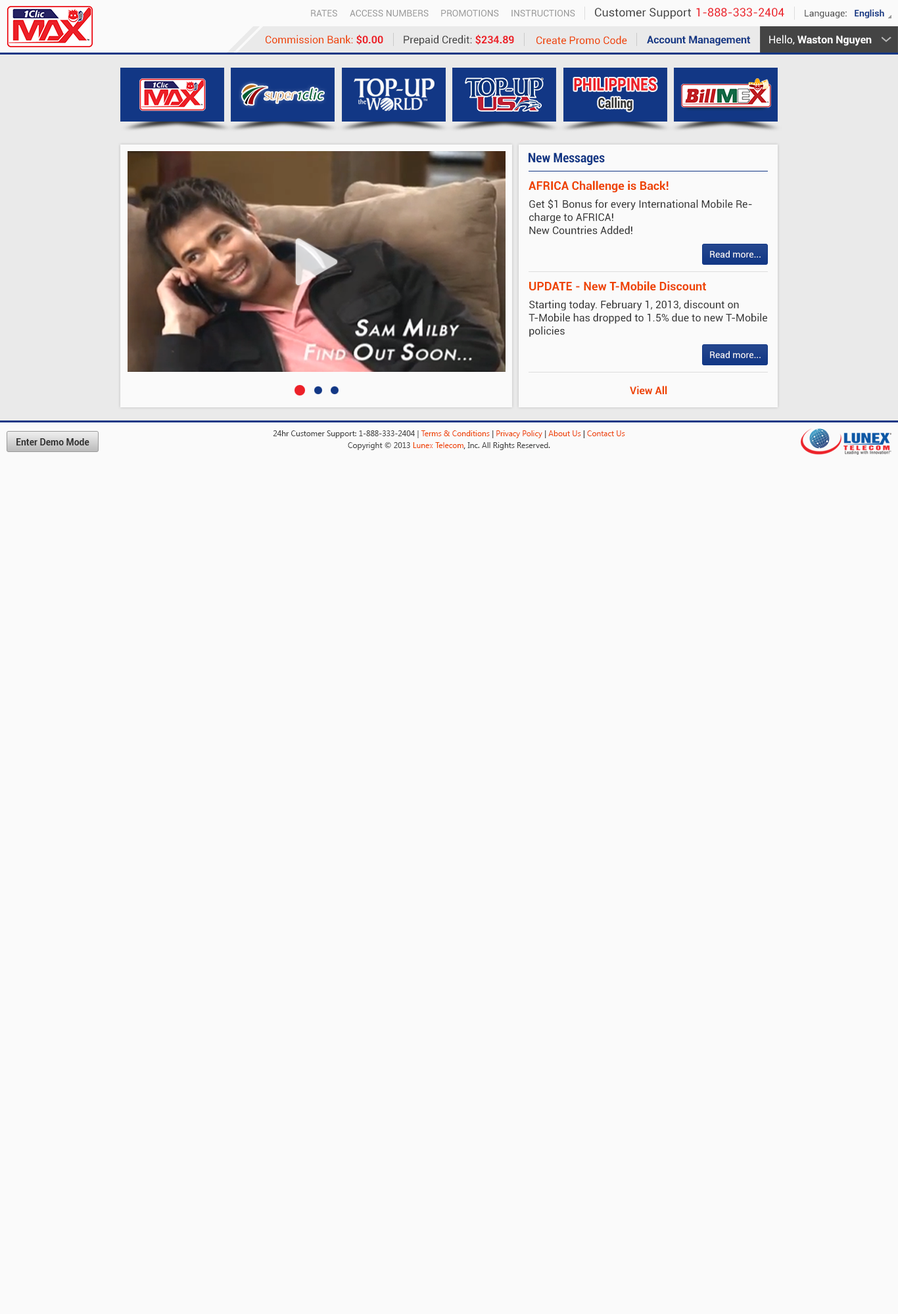
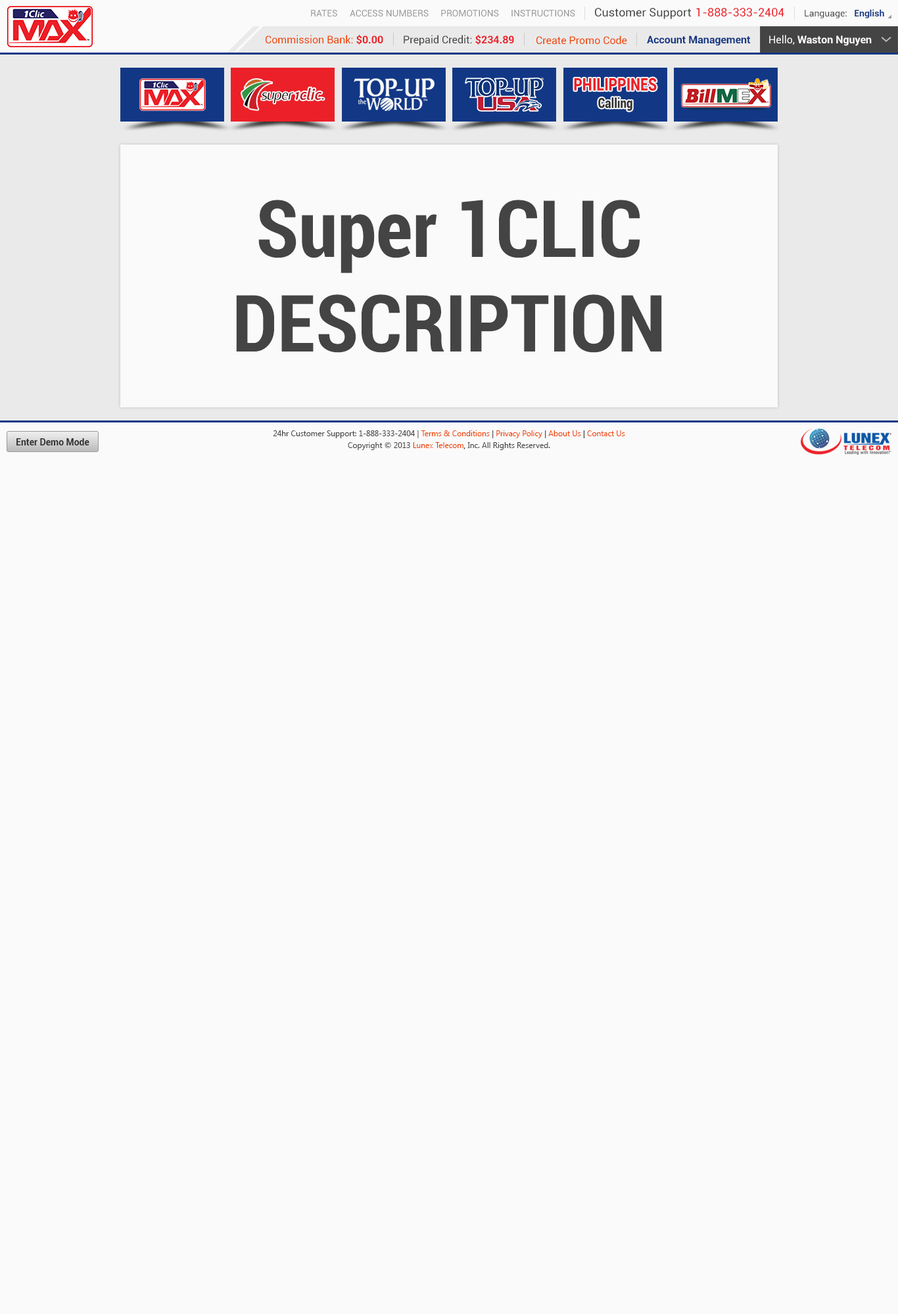
Comparing the layer stacks of the two 898x1314 images. Changes:
painted on "logo" (3rd of 7, in "body" › "products-6" › "02") over [241, 79, 324, 110]
showed "box-active" over [230, 67, 335, 122]
hid group "01" (2nd of 3, in "body" › "content") (27 layers) over [127, 144, 768, 408]
showed group "02" (2nd of 2, in "body" › "content") (2 layers) over [127, 144, 768, 408]
